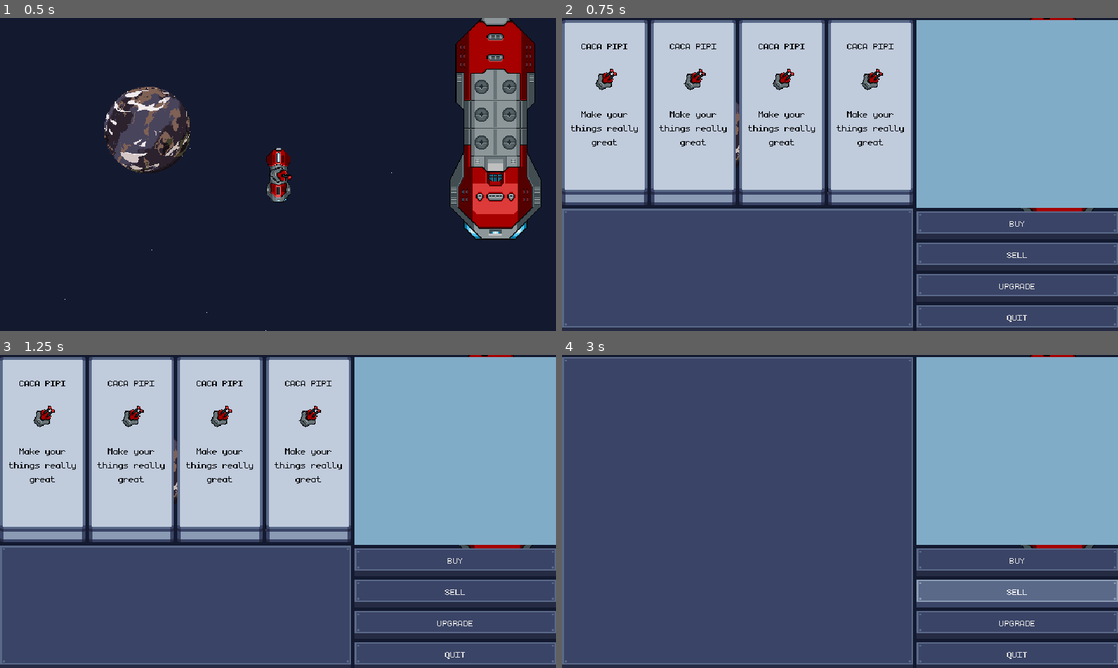
Above: before the commit, frames 1-4 (two rows, left to right).
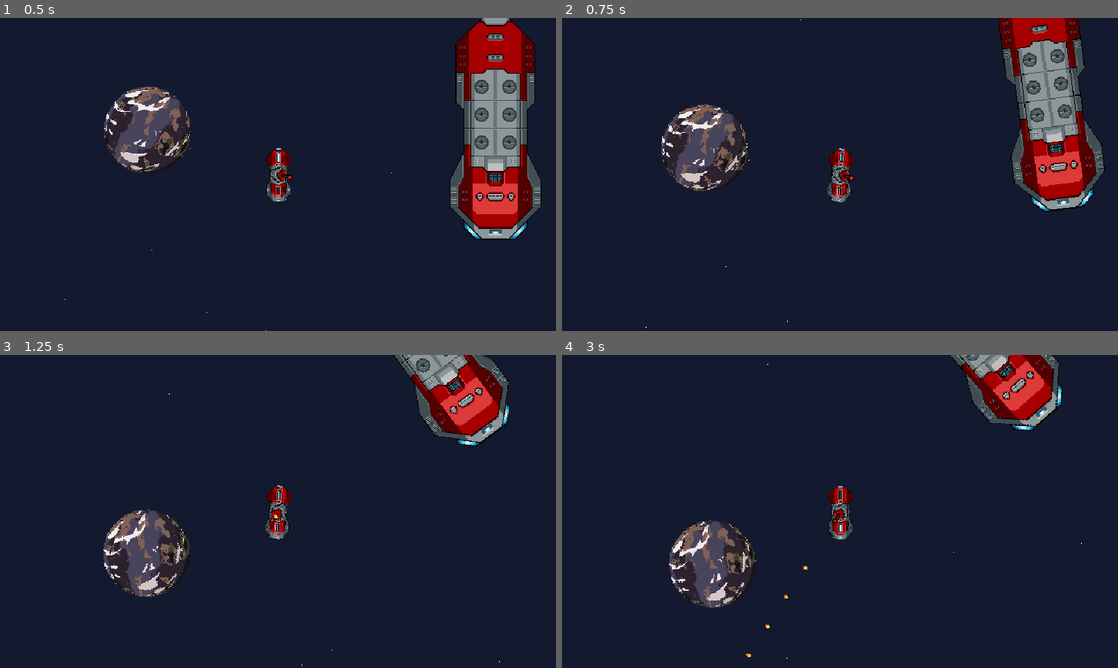
Above: after the commit, the same moments.

Repository: Ninesliced/gdc_project
Game: Godot game, scene res://scenes/main.tscn
Two runs of this game, one before a commit and one after it. Both use one fixed random seed, a clock stepped at 60 frames per second and the inputs below. The engine's default icon, where the game draws it, is replaced by a stand-in: a white triangle on a blue panel in a dark square.
Inputs (mouse positions are in pixels of both pictures, inside the frame that each line leads up to):
- Up to frame 1 (0.5 s): no input
- Up to frame 2 (0.75 s): tap Enter at 0.5 s; hold D (right) from 0.53 s (still down); tap E (interact) at 0.6 s
- Up to frame 3 (1.25 s): keep holding D (right)
- Up to frame 4 (3 s): release D (right) at 1.25 s; click (606, 448) at 1.27 s; click (1017, 561) at 2 s, where only the run before the commit has a clickable "BUY"; click (1017, 592) at 2.75 s, where only the run before the commit has a clickable "SELL"

Frame 1 is identical in both runs. In frame 2, 92% of the frame differs, in the area x 0-100%, y 0-99%; in frame 3, 92%; in frame 4, 94%.
Error after the commit: Parse Error: Preload file "res://ui/Shops/shop.tscn" does not exist. (res://globals/shop_data.gd:3)

Commit message:
fix: merge conflict

Diff:
--- a/ui/Shops/Shop.tscn
+++ /dev/null
@@ -1,114 +0,0 @@
-[gd_scene load_steps=5 format=3 uid="uid://bi7mhoshr45fr"]
-
-[ext_resource type="Script" path="res://ui/Shops/shop.gd" id="1_rgx1f"]
-[ext_resource type="Texture2D" uid="uid://2p5xlj0knnee" path="res://assets/ui/button.png" id="2_1qmga"]
-[ext_resource type="PackedScene" uid="uid://dmxyagf76rfpr" path="res://ui/Shops/shop_box.tscn" id="2_r8d14"]
-[ext_resource type="PackedScene" uid="uid://r5slvbs5dk1e" path="res://ui/ui_button.tscn" id="3_mej8u"]
-
-[node name="Shop" type="CanvasLayer"]
-process_mode = 3
-script = ExtResource("1_rgx1f")
-
-[node name="HBoxContainer" type="HBoxContainer" parent="."]
-offset_top = 2.0
-offset_right = 640.0
-offset_bottom = 362.0
-mouse_filter = 2
-
-[node name="Buy" type="VBoxContainer" parent="HBoxContainer"]
-layout_mode = 2
-size_flags_horizontal = 3
-size_flags_stretch_ratio = 0.7
-
-[node name="ItemContainer" type="HBoxContainer" parent="HBoxContainer/Buy"]
-layout_mode = 2
-size_flags_vertical = 3
-size_flags_stretch_ratio = 0.6
-alignment = 1
-
-[node name="ShopBox" parent="HBoxContainer/Buy/ItemContainer" instance=ExtResource("2_r8d14")]
-layout_mode = 2
-
-[node name="NinePatchRect" type="NinePatchRect" parent="HBoxContainer/Buy"]
-layout_mode = 2
-size_flags_vertical = 3
-size_flags_stretch_ratio = 0.4
-texture = ExtResource("2_1qmga")
-patch_margin_left = 6
-patch_margin_top = 6
-patch_margin_right = 7
-patch_margin_bottom = 12
-
-[node name="Sell" type="VBoxContainer" parent="HBoxContainer"]
-visible = false
-layout_mode = 2
-size_flags_horizontal = 3
-size_flags_stretch_ratio = 0.7
-
-[node name="NinePatchRect" type="NinePatchRect" parent="HBoxContainer/Sell"]
-layout_mode = 2
-size_flags_vertical = 3
-size_flags_stretch_ratio = 0.4
-texture = ExtResource("2_1qmga")
-patch_margin_left = 6
-patch_margin_top = 6
-patch_margin_right = 7
-patch_margin_bottom = 12
-
-[node name="Upgrade" type="VBoxContainer" parent="HBoxContainer"]
-visible = false
-layout_mode = 2
-size_flags_horizontal = 3
-size_flags_stretch_ratio = 0.7
-
-[node name="NinePatchRect" type="NinePatchRect" parent="HBoxContainer/Upgrade"]
-layout_mode = 2
-size_flags_vertical = 3
-size_flags_stretch_ratio = 0.4
-texture = ExtResource("2_1qmga")
-patch_margin_left = 6
-patch_margin_top = 6
-patch_margin_right = 7
-patch_margin_bottom = 12
-
-[node name="StaticRight" type="VBoxContainer" parent="HBoxContainer"]
-custom_minimum_size = Vector2(200, 2.08165e-12)
-layout_mode = 2
-size_flags_horizontal = 3
-size_flags_stretch_ratio = 0.4
-mouse_filter = 2
-
-[node name="icon" type="ColorRect" parent="HBoxContainer/StaticRight"]
-layout_mode = 2
-size_flags_vertical = 3
-size_flags_stretch_ratio = 0.8
-color = Color(0.507, 0.67535, 0.78, 1)
-
-[node name="buttons" type="VBoxContainer" parent="HBoxContainer/StaticRight"]
-layout_mode = 2
-size_flags_vertical = 3
-size_flags_stretch_ratio = 0.2
-mouse_filter = 2
-
-[node name="BuyButton" parent="HBoxContainer/StaticRight/buttons" instance=ExtResource("3_mej8u")]
-layout_mode = 2
-text = "BUY"
-
-[node name="SellButton" parent="HBoxContainer/StaticRight/buttons" instance=ExtResource("3_mej8u")]
-layout_mode = 2
-text = "SELL"
-
-[node name="UpgradeButton" parent="HBoxContainer/StaticRight/buttons" instance=ExtResource("3_mej8u")]
-layout_mode = 2
-text = "UPGRADE"
-
-[node name="QuitButton" parent="HBoxContainer/StaticRight/buttons" instance=ExtResource("3_mej8u")]
-layout_mode = 2
-text = "QUIT"
-
-[node name="AnimationPlayer" type="AnimationPlayer" parent="."]
-
-[connection signal="pressed" from="HBoxContainer/StaticRight/buttons/BuyButton" to="." method="_on_buy_button_pressed"]
-[connection signal="pressed" from="HBoxContainer/StaticRight/buttons/SellButton" to="." method="_on_sell_button_pressed"]
-[connection signal="pressed" from="HBoxContainer/StaticRight/buttons/UpgradeButton" to="." method="_on_upgrade_button_pressed"]
-[connection signal="pressed" from="HBoxContainer/StaticRight/buttons/QuitButton" to="." method="_on_quit_button_pressed"]
Not shown: 1 places in scenes/main.tscn that only renumber resources
